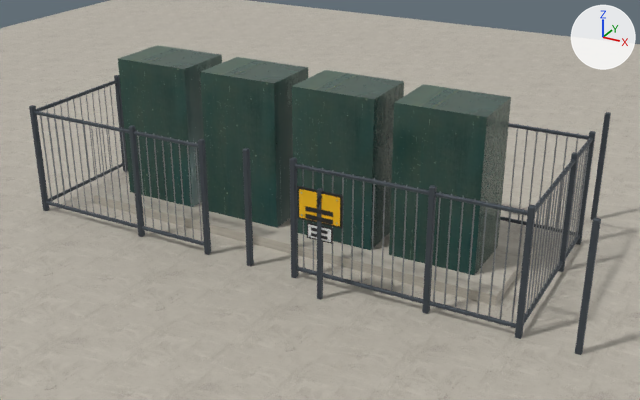
The Blender file assets/blender/storage/st-fence.blend, before and after one commit.
Camera for both pictures: a 50 mm lens placed at (70.41, 18.95, 6.05), pointed at (64.35, 29.97, 0.54). Lighting does not change. The marker at upper right points along +X, +Y and +Z. The older version comes first.

Before the edit, the objects in view are built like this:
```python
me_cube = bpy.data.meshes.new('Cube')
me_cube.from_pydata(...)  # 136 vertices, 102 faces; spans x -0.04..8.79, y -0.04..4.04, z -0.9..0.9
me_cube.materials.append(mat_fence_darkgray)
me_cube_185 = bpy.data.meshes.new('Cube.185')
me_cube_185.from_pydata(...)  # a box spanning x -0.65..0.65, y -0.5..0.5, z -1.15..1.15
me_cube_185.materials.append(mat_preview_cabinet)
me_cube_187 = bpy.data.meshes.new('Cube.187')
me_cube_187.from_pydata(...)  # a box spanning x -0.65..0.65, y -0.5..0.5, z -1.15..1.15
me_cube_187.materials.append(mat_preview_cabinet)
ob_fence_posts = bpy.data.objects.new('Fence_Posts', me_cube)
ob_fence_posts.location = (60.0, 28.5, 0.9)
_m = ob_fence_posts.modifiers.new('EdgeBevel', 'BEVEL')
_m.width = 0.01
_m.width_pct = 0.01
ob_preview_cabinet_2 = bpy.data.objects.new('Preview_Cabinet_2', me_cube_185)
ob_preview_cabinet_2.location = (63.2, 30.0, 1.3)
ob_preview_cabinet_4 = bpy.data.objects.new('Preview_Cabinet_4', me_cube_187)
ob_preview_cabinet_4.location = (66.4, 30.0, 1.3)
# also in view: 'Preview_Cabinet_1' at (61.6, 30.0, 1.3); 'Fence_VerticalBars' at (64.0, 30.0, 0.93); 'Preview_Base' at (64.0, 30.0, 0.08); 'Sign_Pole' at (65.35, 28.15, 0.8); 'Preview_Cabinet_3' at (64.8, 30.0, 1.3)
```
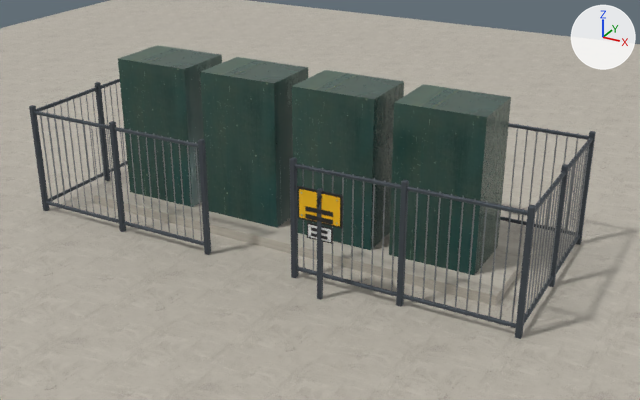
Commit message: R2-T20：修 st-fence 立柱越界 bug（17 根→13 根，包围盒回 8.08×3.08m，4 根 stray 全清）+ 储能场景重拼（269 对象）

What differs and where, as boxes [x1, y1, x2, y2] in the pictures (640 x 400 px; the box of a moved part takes in the faces that stretch with it):
'Fence_Posts', reshaped (8% shorter): before [29, 75, 611, 355]; after [29, 82, 596, 339]
part 1 of me_cube, moved or reshaped: before [114, 75, 128, 172]; after [95, 82, 110, 181]
part 2 of me_cube, moved or reshaped: before [129, 125, 145, 237]; after [109, 121, 126, 232]
part 3 of me_cube, moved or reshaped: before [422, 185, 437, 314]; after [396, 179, 409, 307]
part 4 of me_cube, moved or reshaped: before [559, 152, 578, 272]; after [549, 164, 569, 287]
part 5 of me_cube, deleted: before [575, 218, 601, 355]
part 6 of me_cube, deleted: before [242, 148, 254, 266]
part 7 of me_cube, deleted: before [591, 112, 611, 220]

The edits, one by one:
me_cube is used by ob_fence_posts; location (60.0, 28.5, 0.9).
me_cube had 136 vertices, 102 faces and spanned x -0.04..8.79, y -0.04..4.04, z -0.9..0.9.
me_cube now has 104 vertices, 78 faces and spans x -0.04..8.04, y -0.04..3.04, z -0.9..0.9.
me_cube part 1: the loose piece of 8 vertices spanning x -0.04..0.04, y 1.96..2.04, z -0.9..0.9 is moved by (0.0, -0.5, 0.0).
me_cube part 2: the loose piece of 8 vertices spanning x 1.96..2.04, y -0.04..0.04, z -0.9..0.9 is moved by (-0.38, 0.0, 0.0).
me_cube part 3: the loose piece of 8 vertices spanning x 6.71..6.79, y -0.04..0.04, z -0.9..0.9 is moved by (-0.38, 0.0, 0.0).
me_cube part 4: the loose piece of 8 vertices spanning x 7.96..8.04, y 1.96..2.04, z -0.9..0.9 is moved by (0.0, -0.5, 0.0).
me_cube part 5: the loose piece of 8 vertices spanning x 8.71..8.79, y -0.04..0.04, z -0.9..0.9 is deleted.
me_cube part 6: the loose piece of 8 vertices spanning x 3.96..4.04, y -0.04..0.04, z -0.9..0.9 is deleted.
me_cube part 7: the loose piece of 8 vertices spanning x 7.96..8.04, y 3.96..4.04, z -0.9..0.9 is deleted.
Other edits to the shape of me_cube do not show in these pictures.
